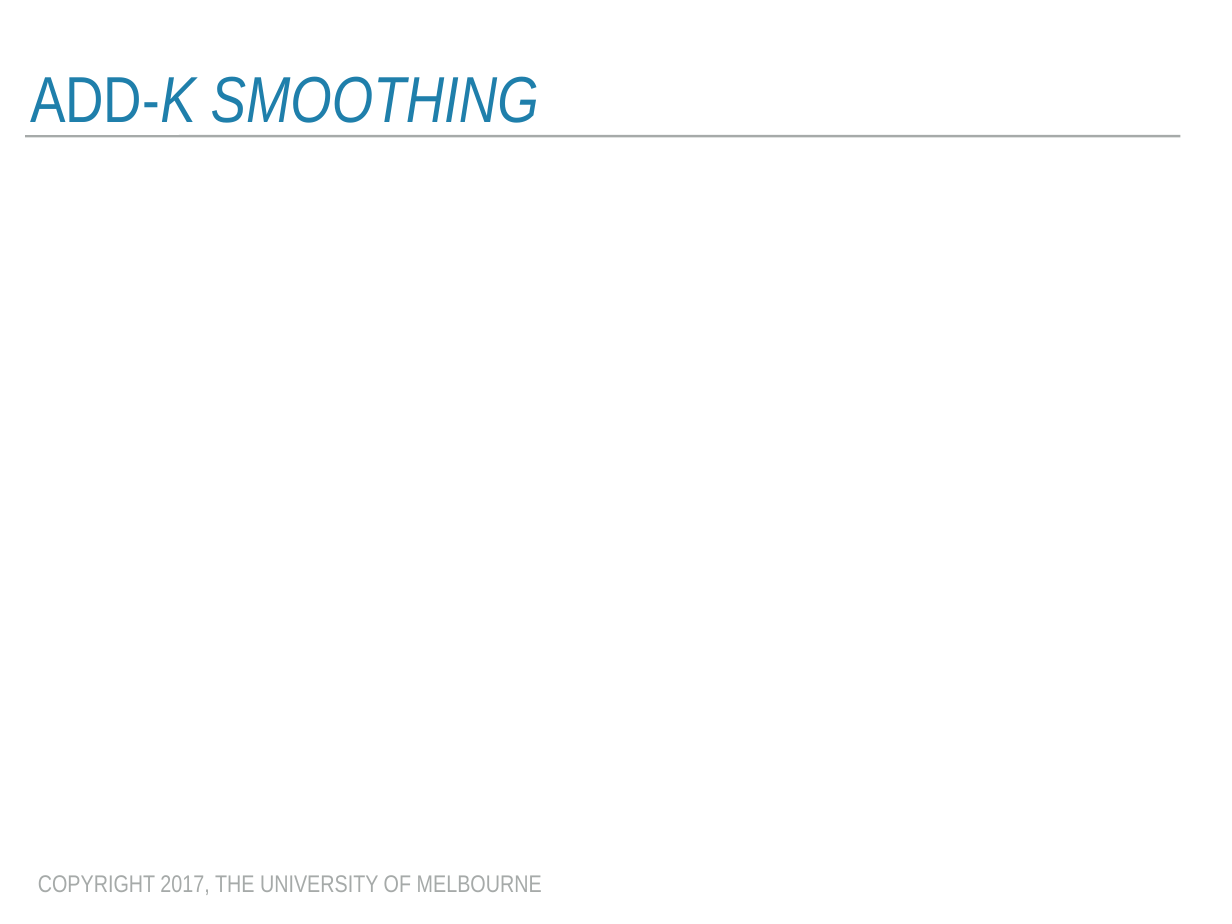
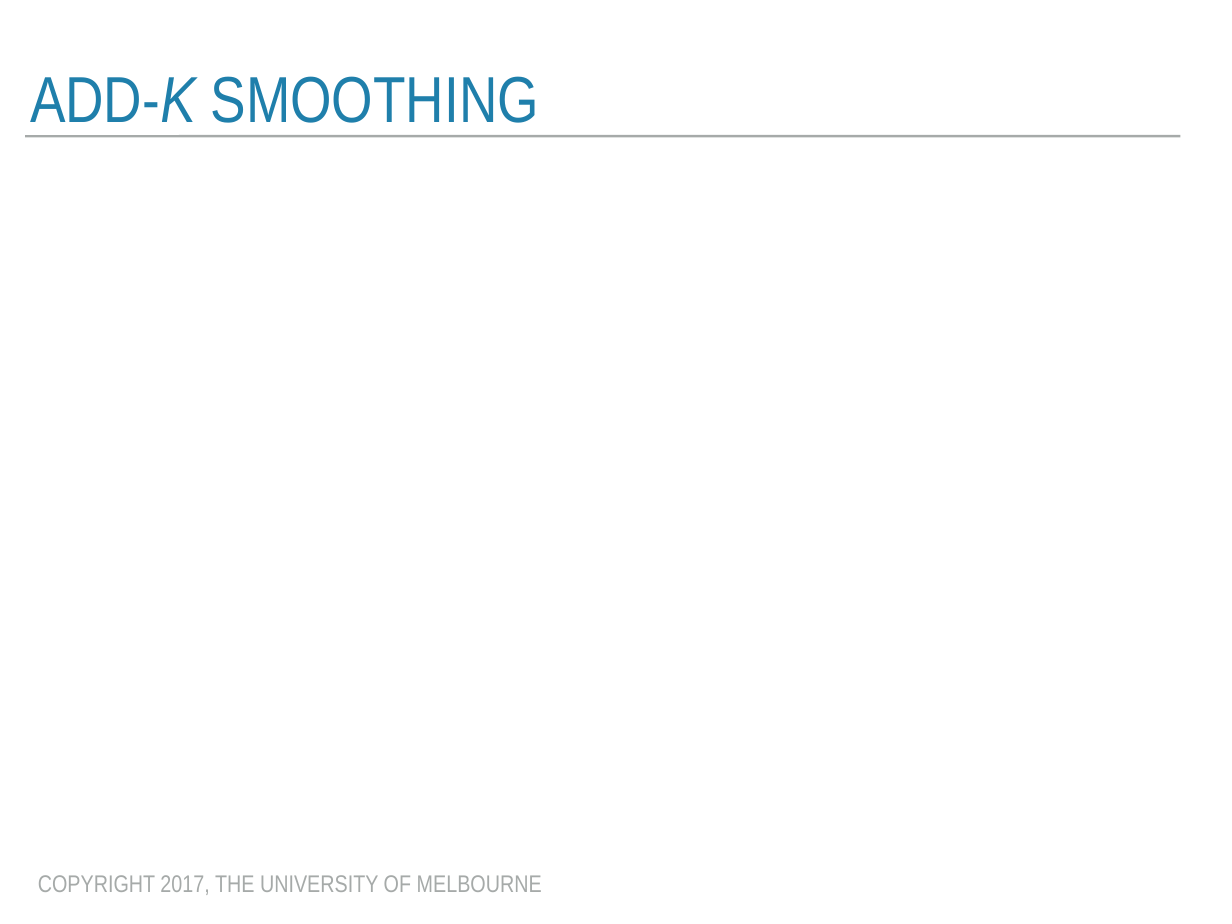
Before and after one commit to trevorcohn/comp90042, a slide deck: slide 12 of slides/WSTA_L14_n-gram_language_models.pptx. Drawn at 1232x924 pixels with LibreOffice and Linux fonts; fonts in the diff are those of the drawing; grey boxes stand for pictures. Boxes give left, top, right and bottom in pixels: in the first picture for what was removed or moved away, otherwise in the second. Text is boxed around its words. In the diff, an @@ line names an element or a change of style, - is before the commit and + after.

```diff
--- a/slides/WSTA_L14_n-gram_language_models.pptx
+++ b/slides/WSTA_L14_n-gram_language_models.pptx
@@ title "ADD-K SMOOTHING" at <box>30,76,539,123</box>: italic off in "SMOOTHING" @@
```
Also in this commit, not shown: 2 other slides changed, 5 other files.
